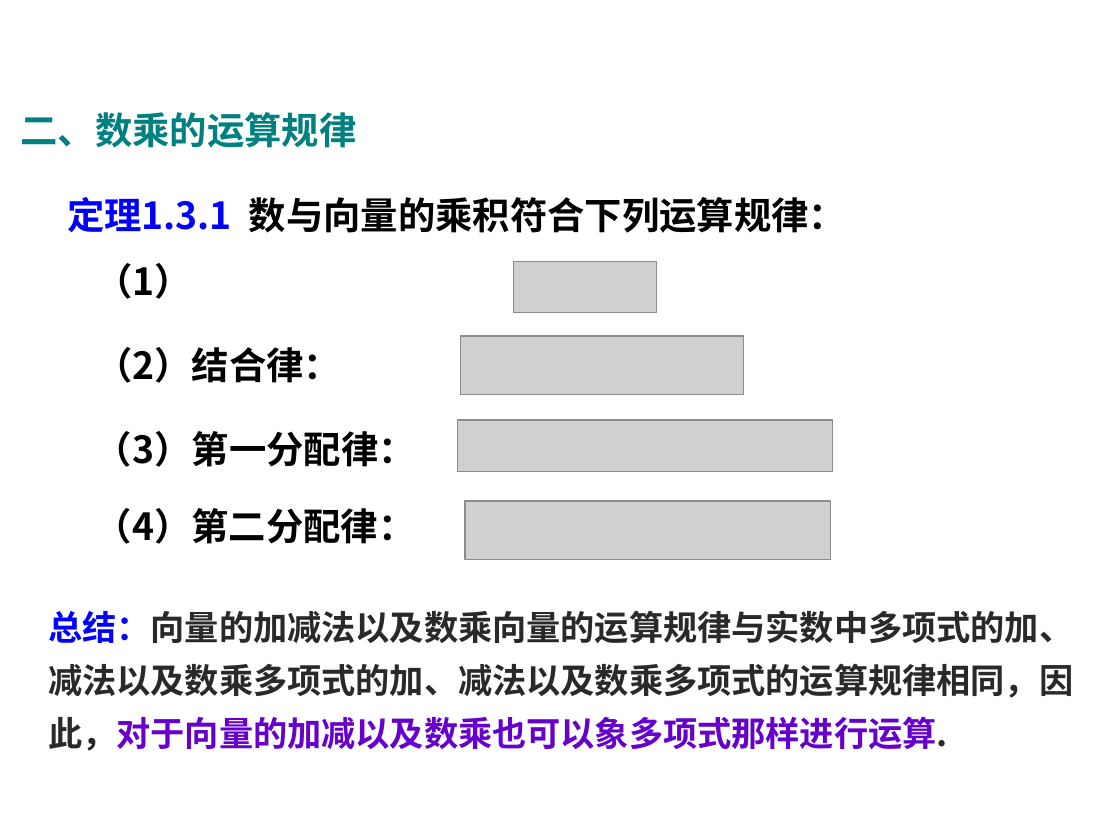
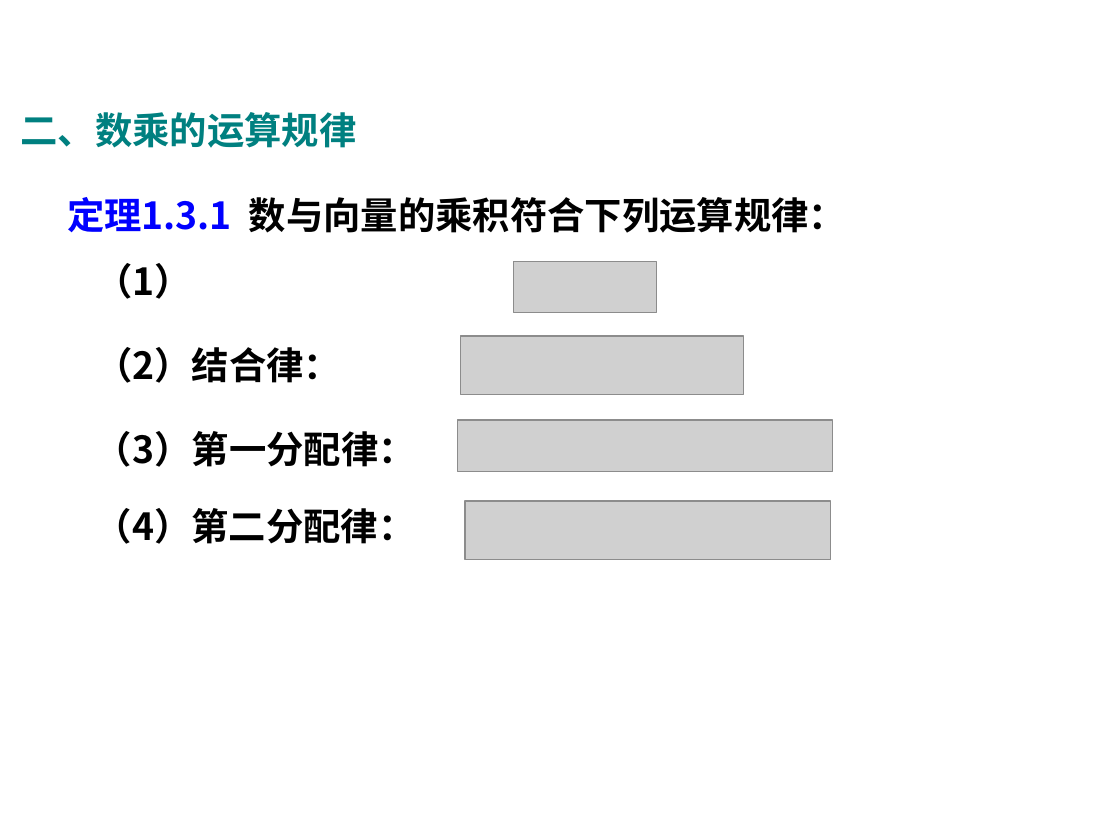
Before and after one commit to weihuayi/class, a slide deck: slide 4 of analyticgeometry/PPT/1-3.ppt. Drawn at 1120x840 pixels with LibreOffice and Linux fonts; fonts in the diff are those of the drawing; grey boxes stand for pictures; background and template pictures are left out. Boxes give left, top, right and bottom in pixels: in the first picture for what was removed or moved away, otherwise in the second. Text is boxed around its words. In the diff, an @@ line names an element or a change of style, - is before the commit and + after.

```diff
--- a/analyticgeometry/PPT/1-3.ppt
+++ b/analyticgeometry/PPT/1-3.ppt
@@ text removed at [48, 610, 1073, 751] @@
-总结：向量的加减法以及数乘向量的运算规律与实数中多项式的加、减法以及数乘多项式的加、减法以及数乘多项式的运算规律相同，因此，对于向量的加减以及数乘也可以象多项式那样进行运算.
```
Also in this commit, not shown: 1 other slide changed, 8 other files.
